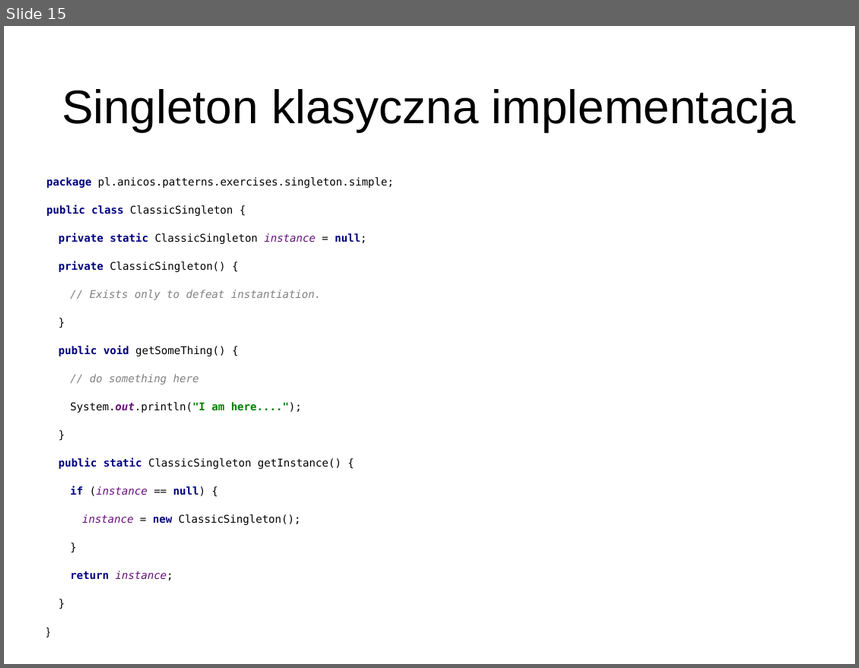
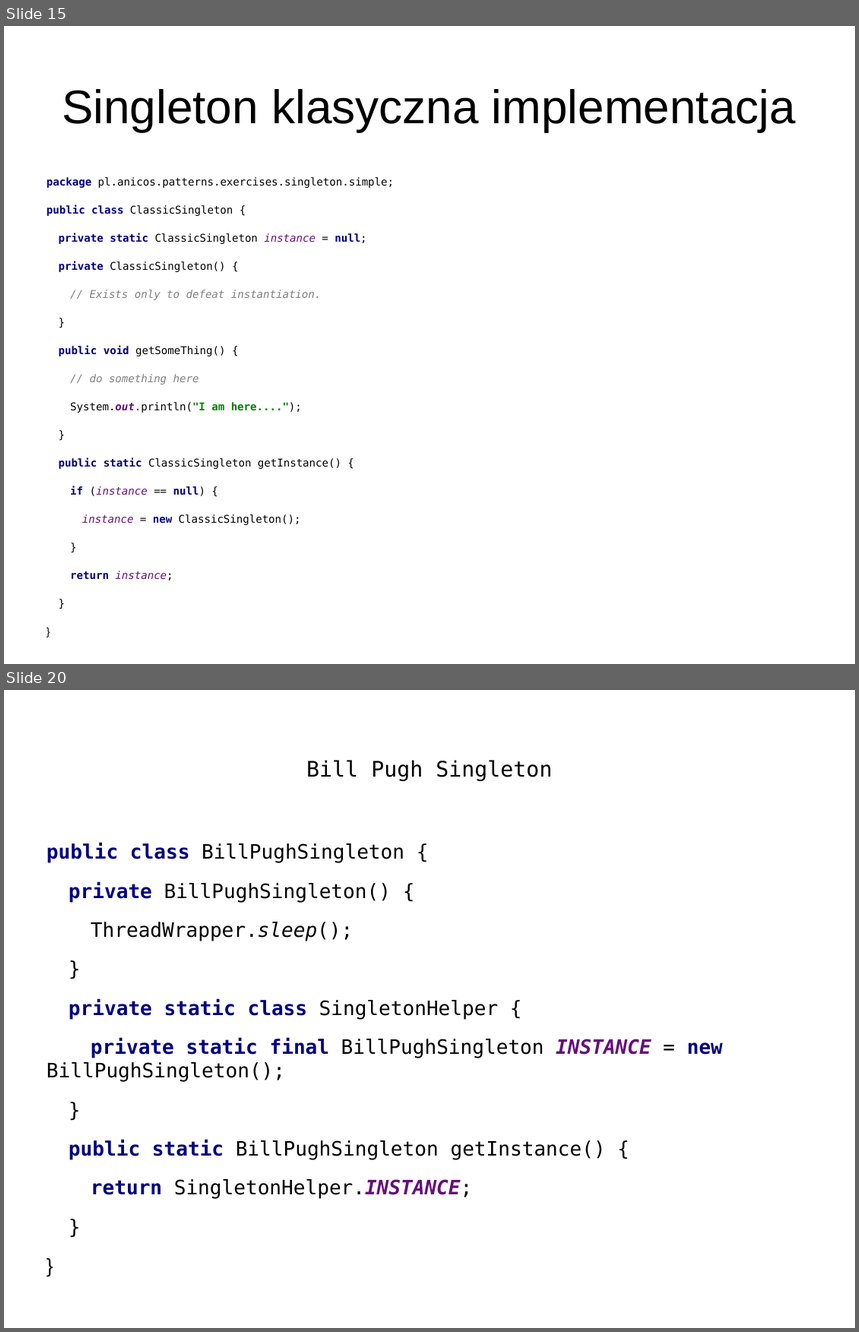
Before and after one commit to anicos/wzorce-projektowe-prezentacja, a slide deck: Part_1.odp. Shown one above the other, each under a label of ours: slide 15 before the commit, slides 15 and 20 after it; the slides between them are not shown. The pictures are 859x668 and 859x1332 pixels, drawn with LibreOffice and Linux fonts; fonts in the diff are those of the drawing. Boxes give left, top, right and bottom in pixels: in the first picture for what was removed or moved away, otherwise in the second. Text is boxed around its words. In the diff, an @@ line names an element or a change of style, - is before the commit and + after.

Commit message:
adding singletons

```diff
--- a/Part_1.odp
+++ b/Part_1.odp
@@ slide 20 added at [4, 690, 855, 1328], background #FFFFFF @@
@@ title added at [306, 760, 552, 781], 20 pt, text #000000 @@
+Bill Pugh Singleton
@@ text added at [47, 843, 723, 1199], 18.5 pt, text #000000 @@
+public class BillPughSingleton {
+private BillPughSingleton() {
+ThreadWrapper.sleep();
+}
+private static class SingletonHelper {
+private static final BillPughSingleton INSTANCE = new BillPughSingleton();
+}
+public static BillPughSingleton getInstance() {
+return SingletonHelper.INSTANCE;
+}
+}
```
Also in this commit, not shown: 1 slide changed, 4 other slides added.
